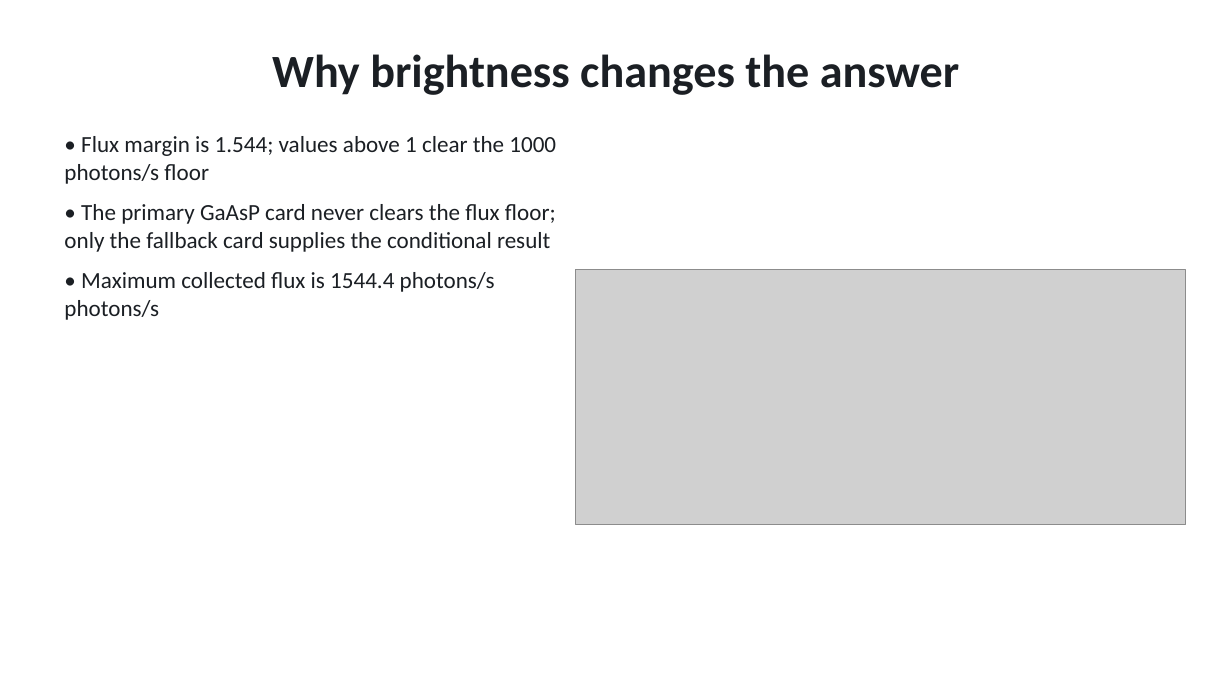
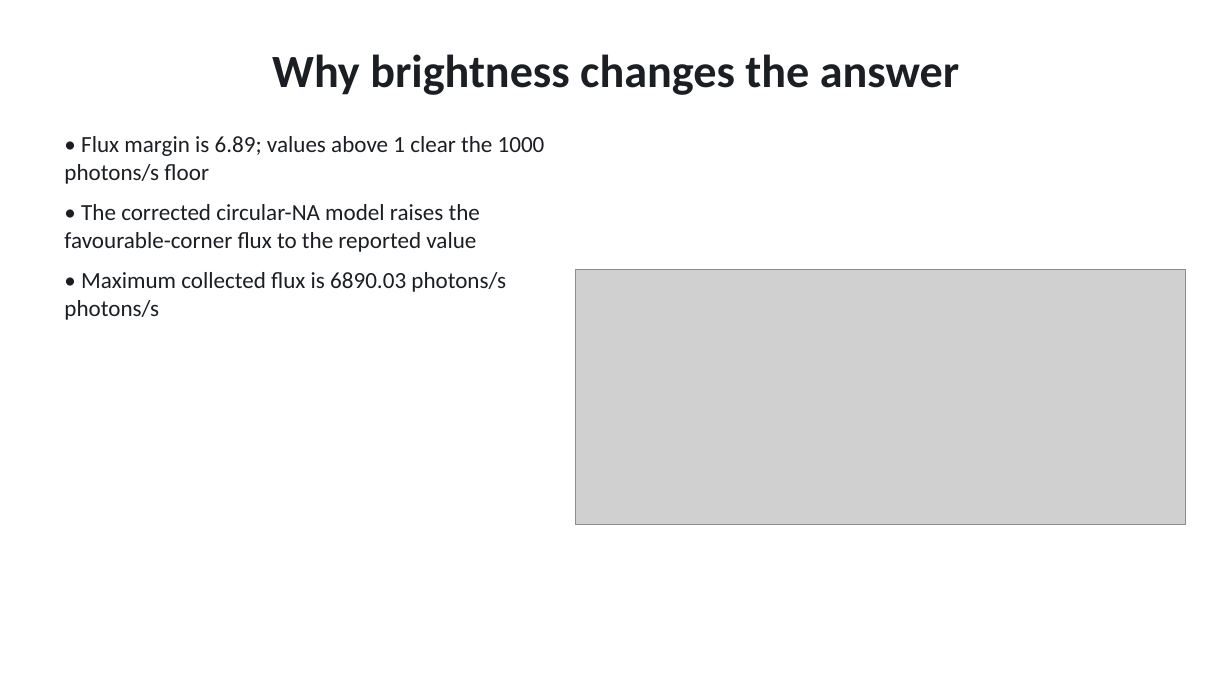
Before and after one commit to Alpharceus/qd-photon-sim, a slide deck: slide 15 of out/presentation/qd_edge_sps.pptx. Drawn at 1232x693 pixels with LibreOffice and Linux fonts; fonts in the diff are those of the drawing; grey boxes stand for pictures. Boxes give left, top, right and bottom in pixels: in the first picture for what was removed or moved away, otherwise in the second. Text is boxed around its words. In the diff, an @@ line names an element or a change of style, - is before the commit and + after.

```diff
--- a/out/presentation/qd_edge_sps.pptx
+++ b/out/presentation/qd_edge_sps.pptx
@@ text at [64, 136, 545, 320]: text changed @@
-• Flux margin is 1.544; values above 1 clear the 1000 photons/s floor
-• The primary GaAsP card never clears the flux floor; only the fallback card supplies the conditional result
-• Maximum collected flux is 1544.4 photons/s photons/s
+• Flux margin is 6.89; values above 1 clear the 1000 photons/s floor
+• The corrected circular-NA model raises the favourable-corner flux to the reported value
+• Maximum collected flux is 6890.03 photons/s photons/s
```
Also in this commit, not shown: 4 other slides changed, 7 other files.
